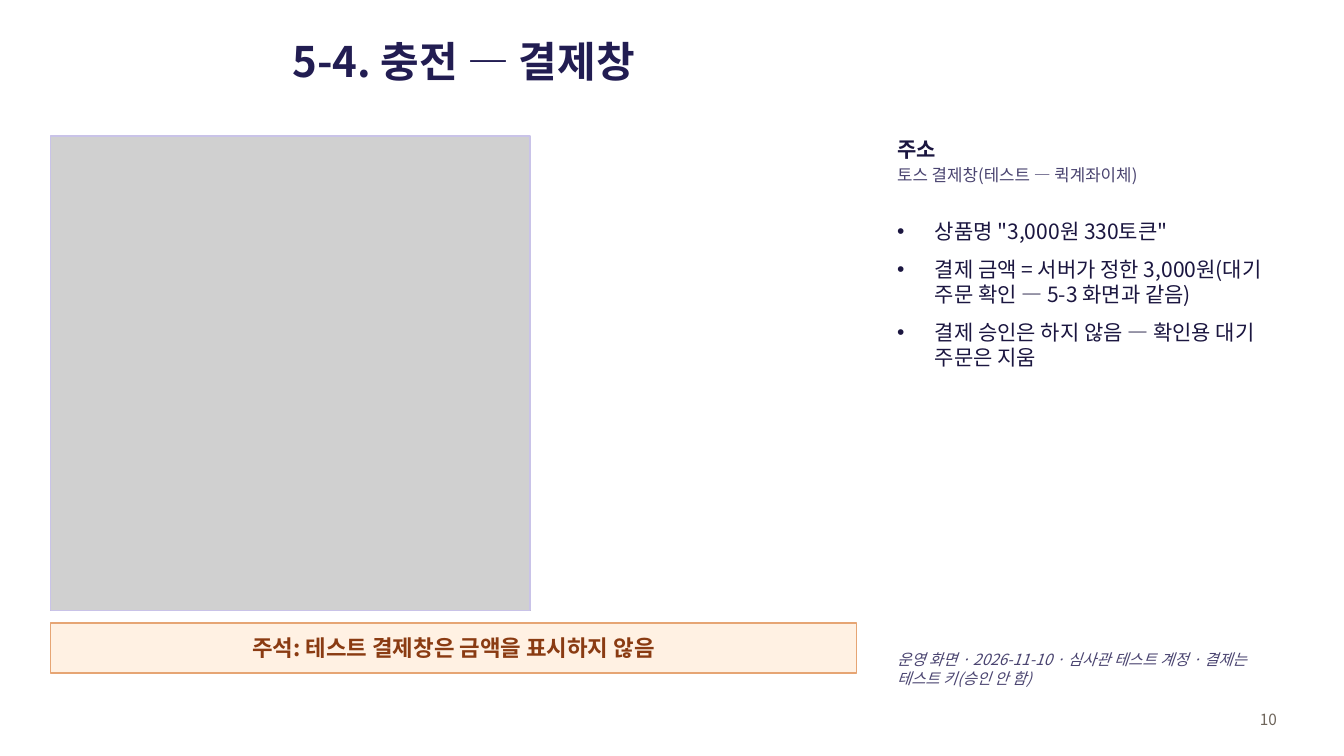
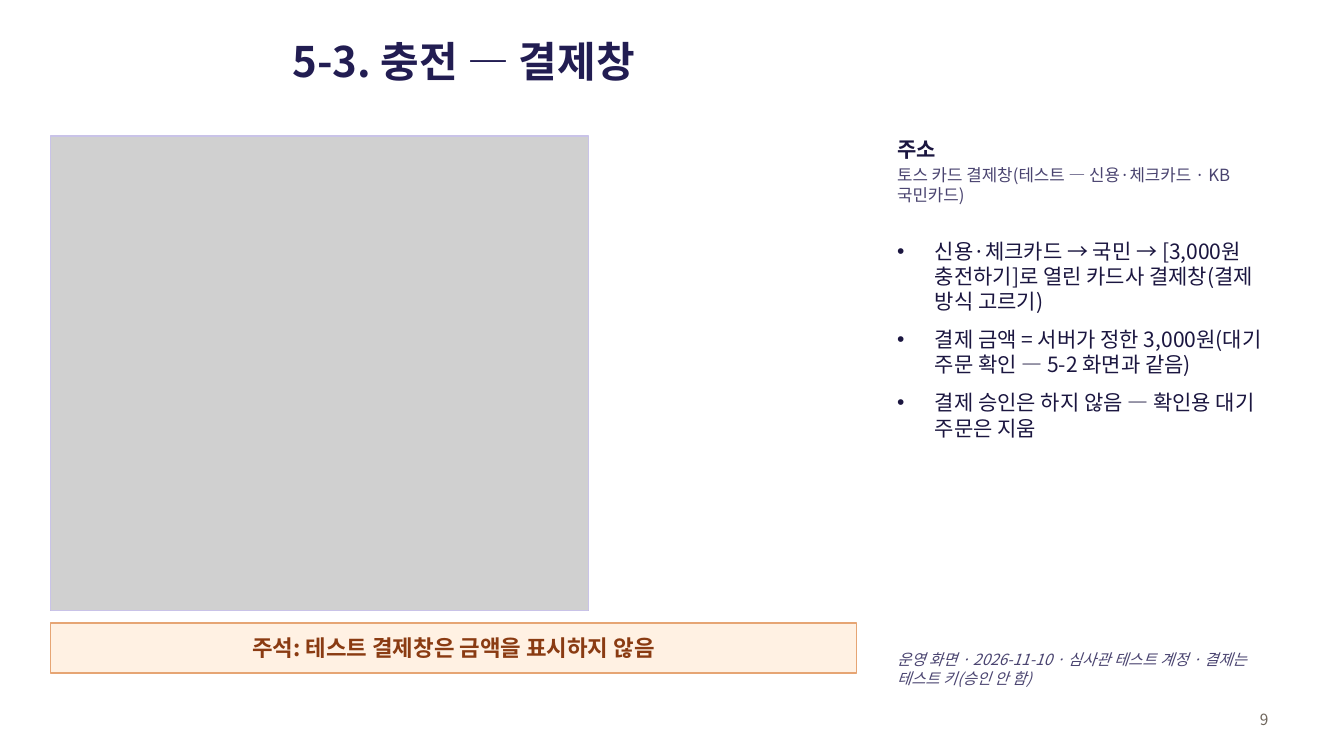
Before and after one commit to sml122900/lifebook, a slide deck: slide 9 of docs/toss/lifebook-결제경로.pptx (slide 10 before the commit). Drawn at 1344x756 pixels with LibreOffice and Linux fonts; fonts in the diff are those of the drawing; grey boxes stand for pictures. Boxes give left, top, right and bottom in pixels: in the first picture for what was removed or moved away, otherwise in the second. Text is boxed around its words. In the diff, an @@ line names an element or a change of style, - is before the commit and + after.

```diff
--- a/docs/toss/lifebook-결제경로.pptx
+++ b/docs/toss/lifebook-결제경로.pptx
@@ title at box(292, 41, 635, 81): text changed @@
-5-4. 충전 — 결제창
+5-3. 충전 — 결제창
@@ picture: place and size @@
-picture at box(50, 136, 530, 611)
+picture at box(50, 136, 589, 611)
@@ rectangle: place and size @@
-rectangle at box(50, 136, 530, 611)
+rectangle at box(50, 136, 589, 611)
@@ text at box(897, 167, 1261, 376): text changed @@
-토스 결제창(테스트 — 퀵계좌이체)
-• 상품명 "3,000원 330토큰"
-• 결제 금액 = 서버가 정한 3,000원(대기 주문 확인 — 5-3 화면과 같음)
+토스 카드 결제창(테스트 — 신용·체크카드 · KB국민카드)
+• 신용·체크카드 → 국민 → [3,000원 충전하기]로 열린 카드사 결제창(결제 방식 고르기)
+• 결제 금액 = 서버가 정한 3,000원(대기 주문 확인 — 5-2 화면과 같음)
@@ page number at box(1260, 713, 1269, 725): text changed @@
-10
+9
```
Also in this commit, not shown: 8 other slides changed, 1 slide removed, 2 other files.
